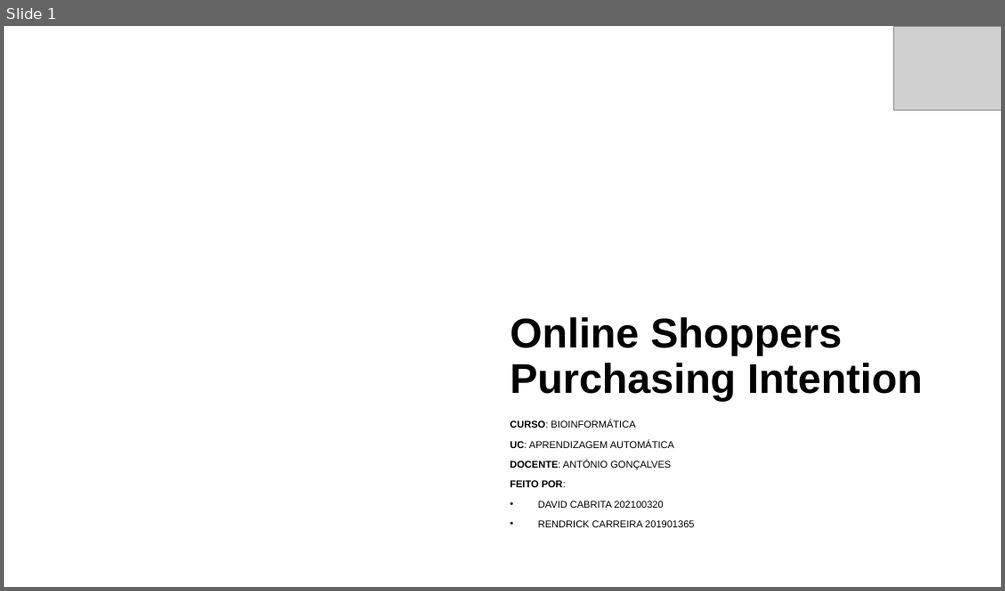
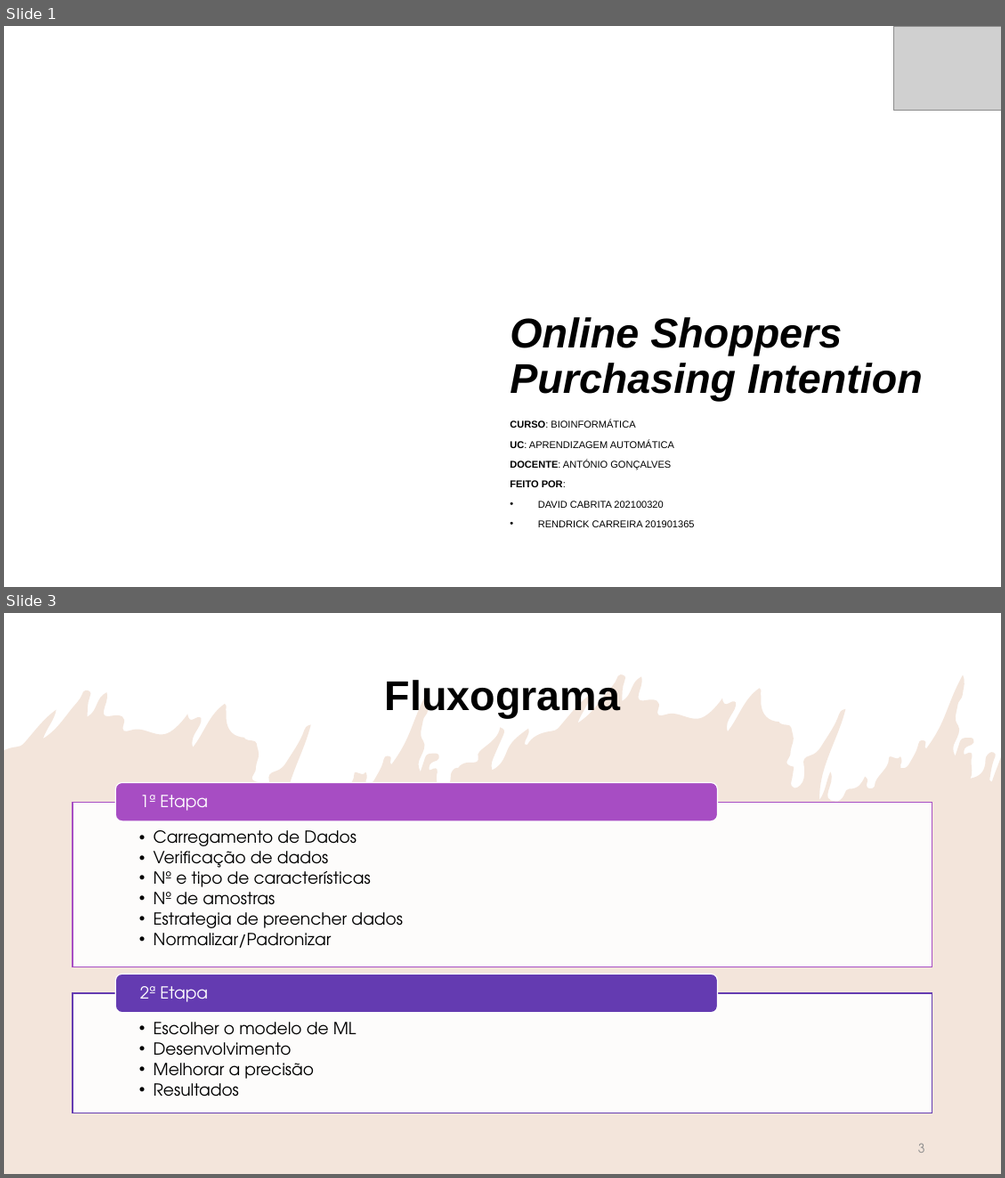
Before and after one commit to Rendrick27/Online_Shoppers_Purchasing, a slide deck: Main/Machine Learning.pptx. Shown one above the other, each under a label of ours: slide 1 before the commit, slides 1 and 3 after it; the slides between them are not shown. The pictures are 1005x591 and 1005x1178 pixels, drawn with LibreOffice and Linux fonts; fonts in the diff are those of the drawing; grey boxes stand for pictures; background and template pictures are left out. Boxes give left, top, right and bottom in pixels: in the first picture for what was removed or moved away, otherwise in the second. Text is boxed around its words. In the diff, an @@ line names an element or a change of style, - is before the commit and + after.

```diff
--- a/Main/Machine Learning.pptx
+++ b/Main/Machine Learning.pptx
@@ slide 3 added at box(4, 613, 1001, 1174), background #FFFFFF @@
@@ freeform shape added at box(4, 639, 251, 755), fill #C37F4D at 20% opacity @@
@@ rectangle added at box(4, 613, 1001, 1174), fill #FFFFFF @@
@@ freeform shape added at box(4, 674, 1001, 1174), fill #C37F4D at 20% opacity @@
@@ title added at box(385, 680, 620, 718), 40 pt, text #000000, bold @@
+Fluxograma
@@ group added at box(73, 783, 933, 1112): 4 texts, 2 rectangles, 2 rounded rectangles @@
+  • Carregamento de Dados
+  • Verificação de dados
+  • Nº e tipo de características
+  • Nº de amostras
+  • Estrategia de preencher dados
+  • Normalizar/Padronizar
+1ª Etapa
+  • Escolher o modelo de ML
+  • Desenvolvimento
+  • Melhorar a precisão
+  • Resultados
+2ª Etapa
@@ page number added at box(918, 1143, 925, 1152), 12 pt, text #8C8C8C @@
+3
@@ slide 1 changed as well @@
@@ title "Online Shoppers Purchasing Intention" at box(510, 317, 922, 401): italic on @@
```
Also in this commit, not shown: 2 other slides changed, 9 other slides added, 6 slides removed, 1 other file.
